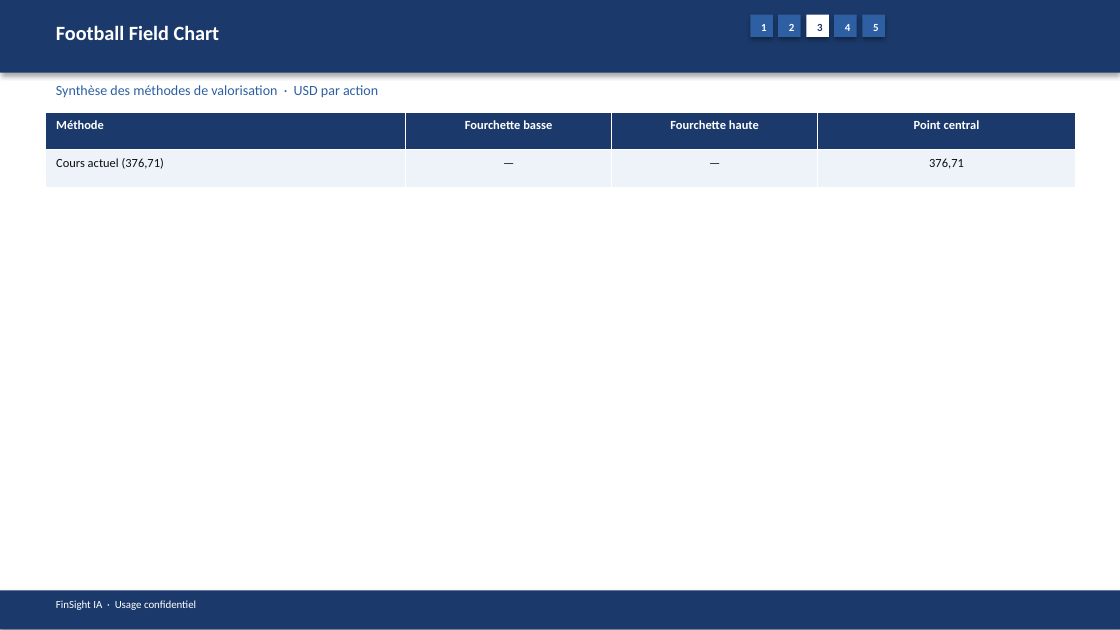
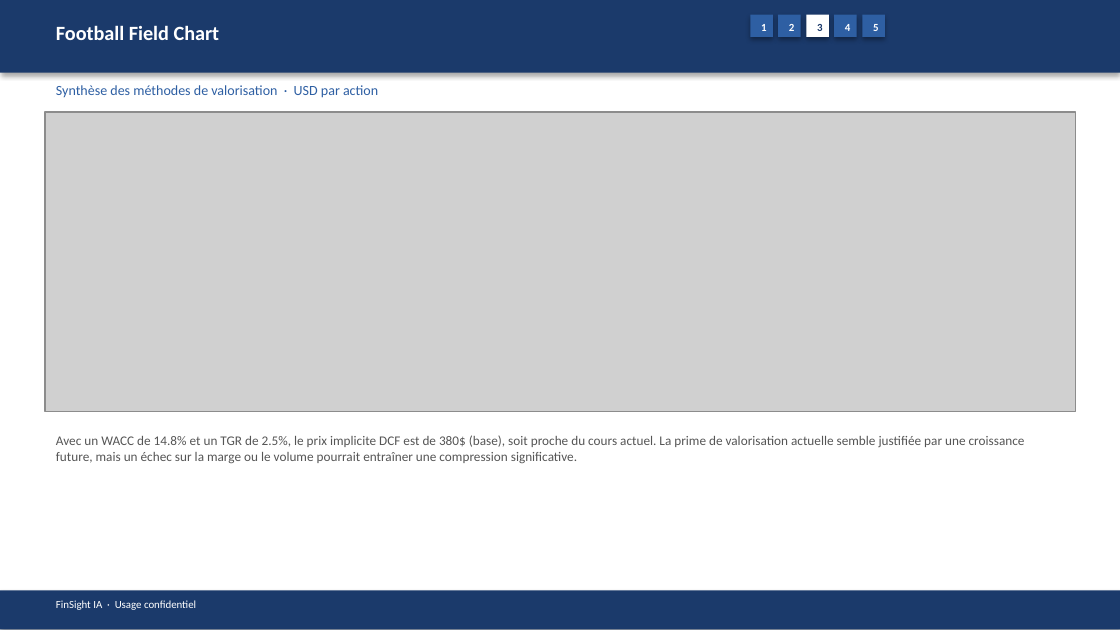
Before and after one commit to baptistejeh07-art/finsight-ia, a slide deck: slide 14 of preview/TSLA/TSLA_pitchbook.pptx. Drawn at 1120x630 pixels with LibreOffice and Linux fonts; fonts in the diff are those of the drawing; grey boxes stand for pictures. Boxes give left, top, right and bottom in pixels: in the first picture for what was removed or moved away, otherwise in the second. Text is boxed around its words. In the diff, an @@ line names an element or a change of style, - is before the commit and + after.

```diff
--- a/preview/TSLA/TSLA_pitchbook.pptx
+++ b/preview/TSLA/TSLA_pitchbook.pptx
@@ table removed at bbox=[45, 112, 1075, 187], 2 rows, 4 columns @@
-Méthode | Fourchette basse | Fourchette haute | Point central
-Cours actuel (376,71) | — | — | 376,71
@@ picture added at bbox=[45, 112, 1075, 412] @@
@@ text added at bbox=[56, 435, 1025, 463], 8.5 pt, text #555555 @@
+Avec un WACC de 14.8% et un TGR de 2.5%, le prix implicite DCF est de 380$ (base), soit proche du cours actuel. La prime de valorisation actuelle semble justifiée par une croissance future, mais un échec sur la marge ou le volume pourrait entraîner une compression significative.
```
Also in this commit, not shown: 14 other slides changed, 4 other files.
